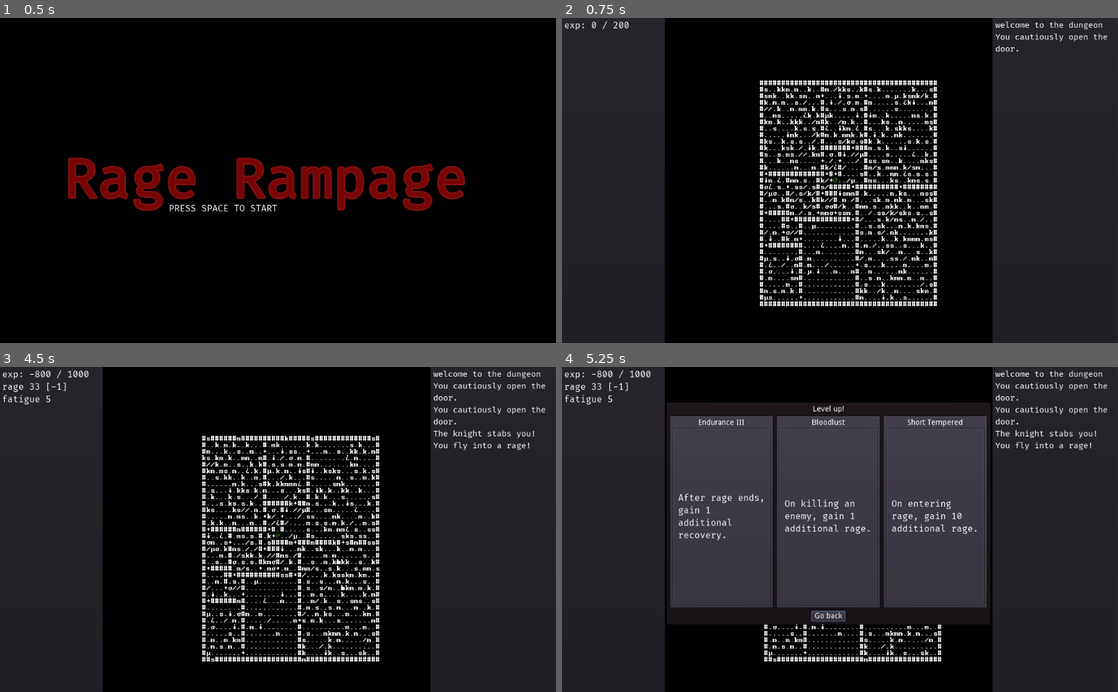
Above: before the commit, frames 1-4 (two rows, left to right).
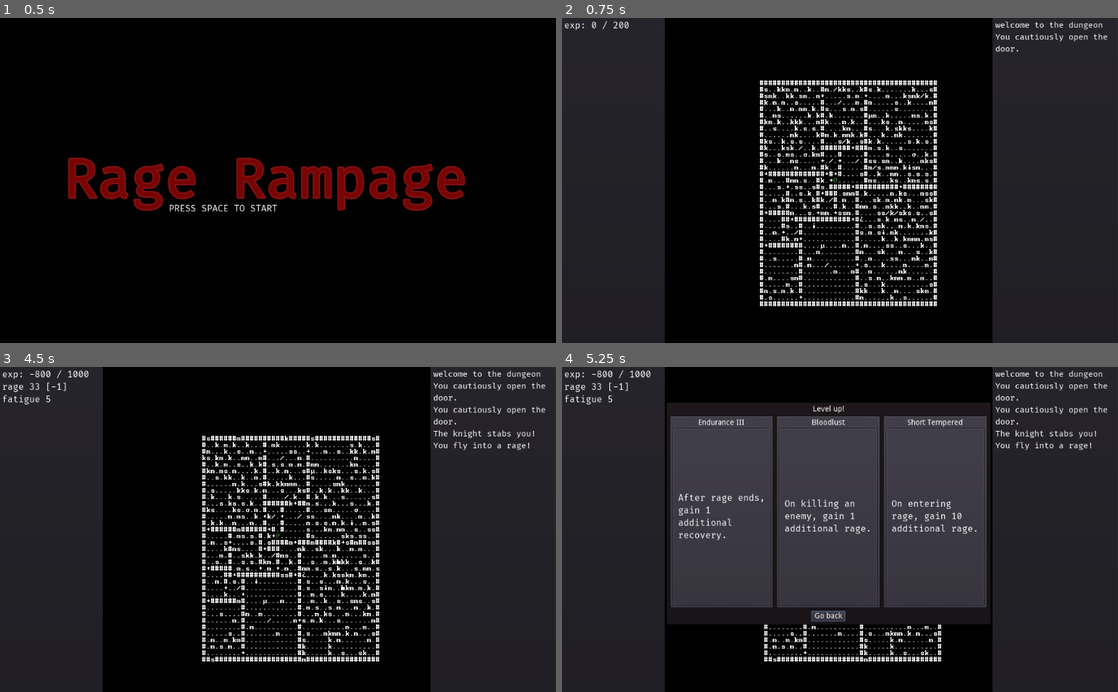
Above: after the commit, the same moments.

Repository: redxaxder/7DRL2022
Game: Godot game, scene res://scenes/root.tscn
Same seed, same stepped clock (60 frames per second), same inputs: the game is played once before the commit and once after it.
Inputs:
- Up to frame 1 (0.5 s): no input
- Up to frame 2 (0.75 s): tap Space (action) at 0.5 s; hold Right (right) from 0.53 s (still down); hold Space (action) from 0.53 s (still down)
- Up to frame 3 (4.5 s): release Right (right) at 1.28 s; release Space (action) at 1.28 s; hold Down (down) 1.28-2 s; tap Enter (level_up) at 1.35, 2.75 s; click "After rage ends, gain 1 addit…" at 2 s; hold Right (right) 2.78-3.5 s; hold . (pass) 2.78-3.5 s; click "Gain 3 additional rage when i…" at 3.5 s; tap Space (action) at 4.25, 4.35 s; hold Up (up) from 4.28 s (still down)
- Up to frame 4 (5.25 s): tap Enter (level_up) at 5 s; release Up (up) at 5.03 s; hold Left (left) from 5.03 s (still down); hold Enter (level_up) from 5.03 s (still down)

Frame 1 is identical in both runs. In frame 2, 0.6% of the frame differs, in the area x 36-66%, y 23-87%; in frame 3, 0.4%; in frame 4, less than 0.1%.

Commit message:
fix sword. spawn fewer weapons/items.

Diff:
--- a/lib/attacks/sword.gd
+++ b/lib/attacks/sword.gd
@@ -4,9 +4,12 @@
 	var attacked = false
 	var forward = pos + DIR.dir_to_vec(dir)
 	attacked = .try_attack_at(ls, forward, dir)
-	for b in [true, false]:
-		if !attacked:
-			var dir2 = flip(DIR.rot(dir))
-			var side = forward + DIR.dir_to_vec(dir2)
-			attacked = .try_attack_at(ls, side, dir2)
+	var dir2 = flip(DIR.rot(dir))
+	if !attacked:
+		var side = forward + DIR.dir_to_vec(dir2)
+		attacked = .try_attack_at(ls, side, dir2)
+	var dir3 = DIR.invert(dir2)
+	if !attacked:
+		var side = forward + DIR.dir_to_vec(dir3)
+		attacked = .try_attack_at(ls, side, dir3)
 	return attacked
--- a/scenes/director.gd
+++ b/scenes/director.gd
@@ -65,11 +65,13 @@
 		var c = cells.pop_back()
 		if c: spawn_random_enemy(c)
 	# add some weapons
-	for _i in 1 + (randi() % sz):
+	var max_weapons: int = max(sz/2,1)
+	for _i in randi() % max_weapons:
 		var c = cells.pop_back()
 		if c: spawn_random_weapon(c)
 	# add some consumables
-	for _i in 1 + (randi() % sz):
+	var max_consumables: int = max(sz/4,1)
+	for _i in randi() % max_consumables:
 		var c = cells.pop_back()
 		if c: spawn_random_consumable(c)
 
